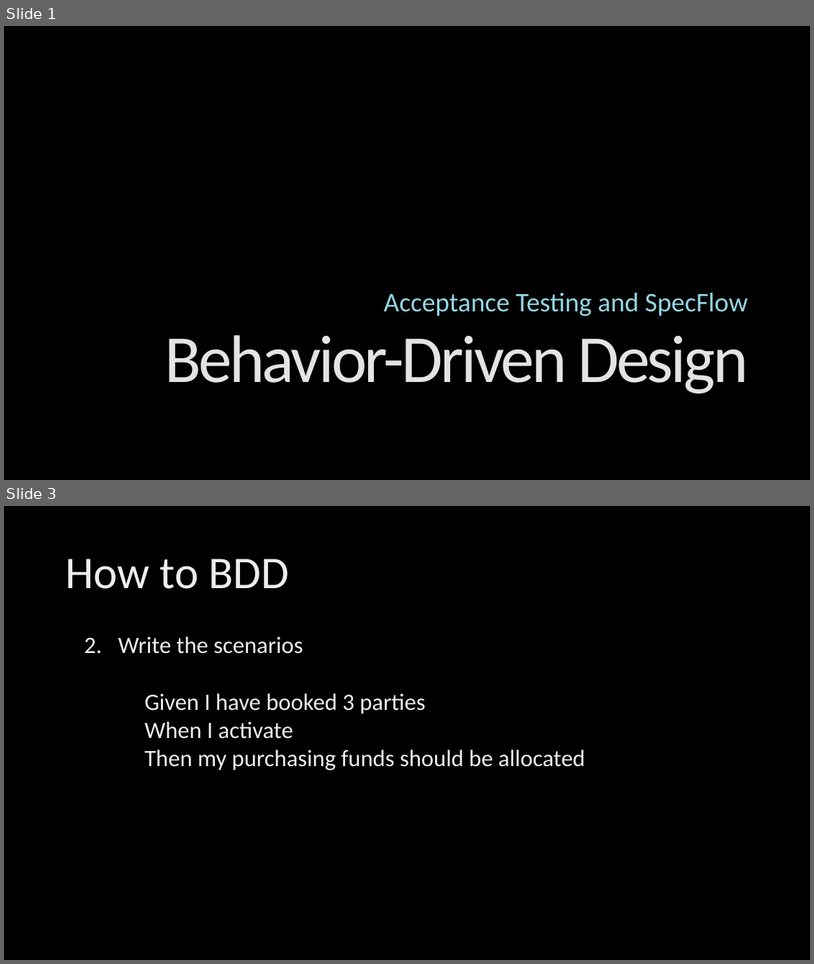
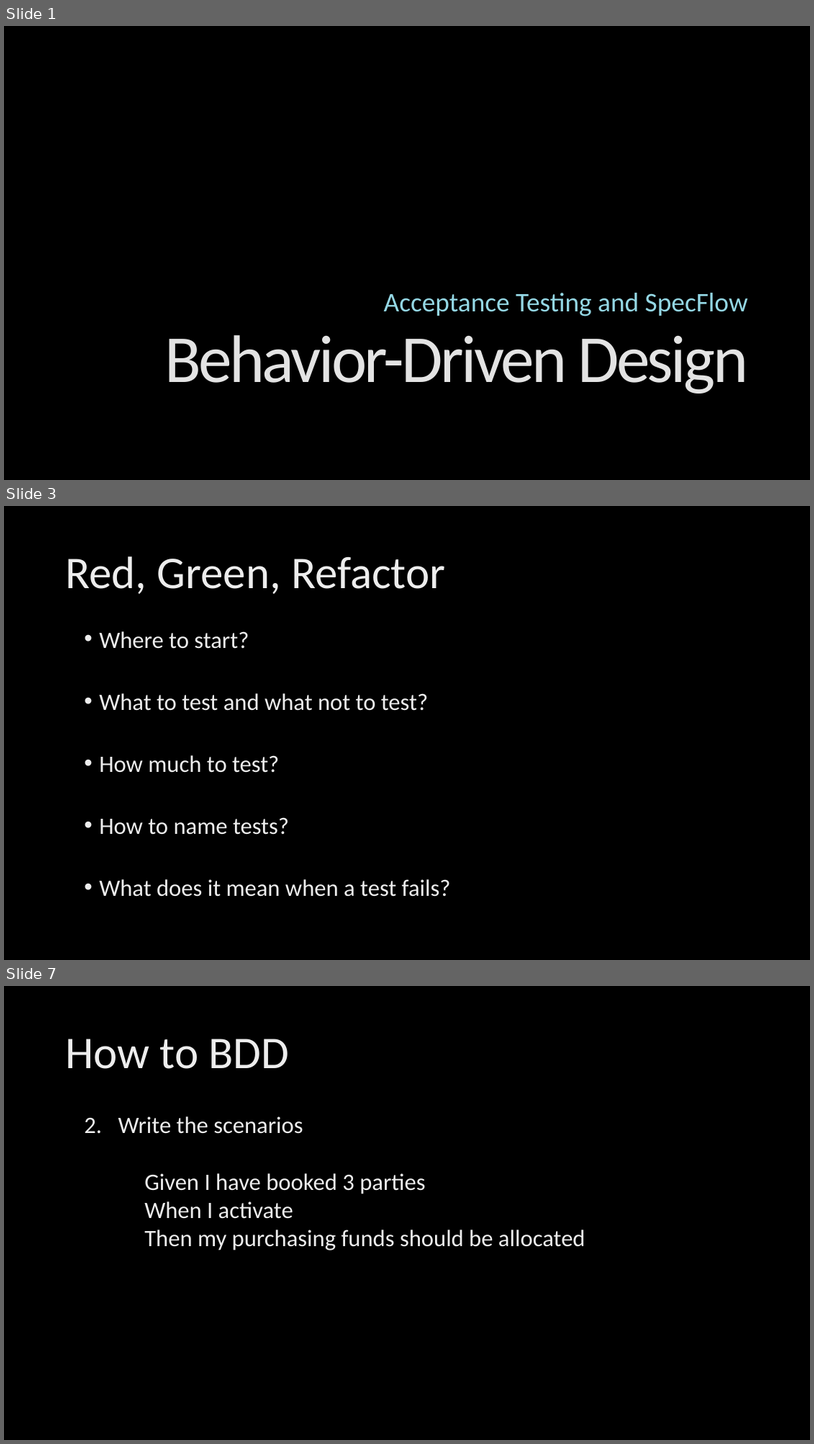
Before and after one commit to ingramam/BDD-lunch-and-learn, a slide deck: BDD.pptx. Shown one above the other, each under a label of ours: slides 1 and 3 before the commit, slides 1, 3 and 7 after it; the slides between them are not shown. The pictures are 814x964 and 814x1444 pixels, drawn with LibreOffice and Linux fonts; fonts in the diff are those of the drawing; background and template pictures are left out. Boxes give left, top, right and bottom in pixels: in the first picture for what was removed or moved away, otherwise in the second. Text is boxed around its words. In the diff, an @@ line names an element or a change of style, - is before the commit and + after.

```diff
--- a/BDD.pptx
+++ b/BDD.pptx
@@ slide 3 added at box(4, 506, 810, 960), background picture (left out) @@
@@ title added at box(65, 556, 445, 594), 54 pt, text gradient #BFBFBF to #EDEDED to #FFFFFF @@
+Red, Green, Refactor
@@ text added at box(99, 631, 451, 896), 28 pt, text gradient #BFBFBF to #EDEDED to #FFFFFF @@
+• Where to start?
+• What to test and what not to test?
+• How much to test?
+• How to name tests?
+• What does it mean when a test fails?
@@ what was slide 3 is now slide 7 @@
```
Also in this commit, not shown: 1 slide changed, 3 other slides added.
